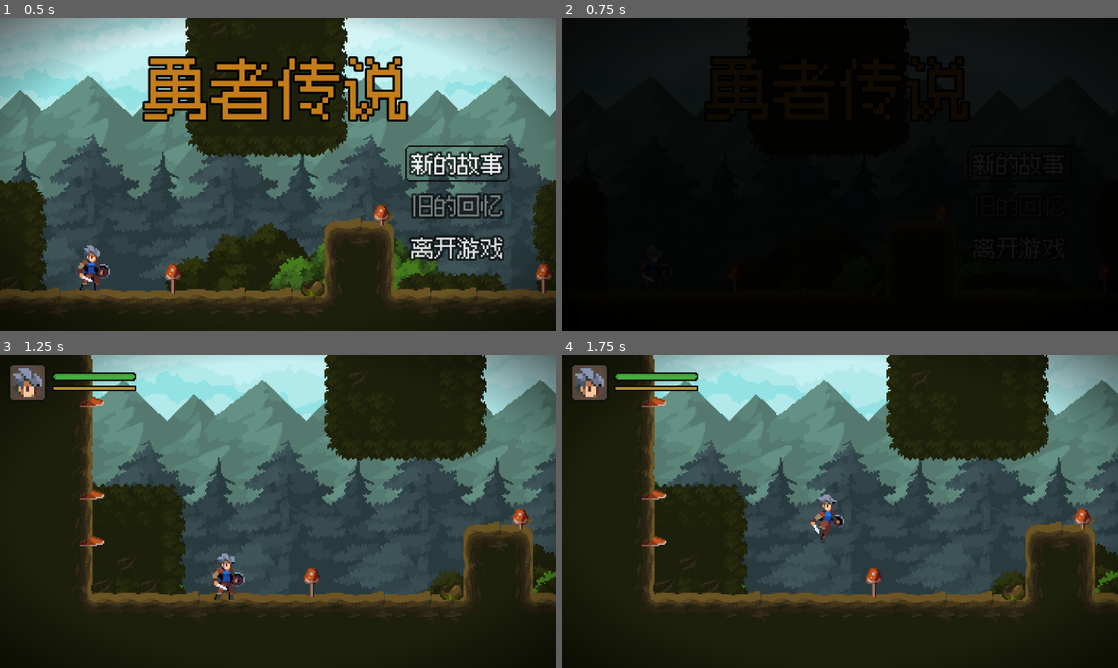
Above: before the commit, frames 1-4 (two rows, left to right).
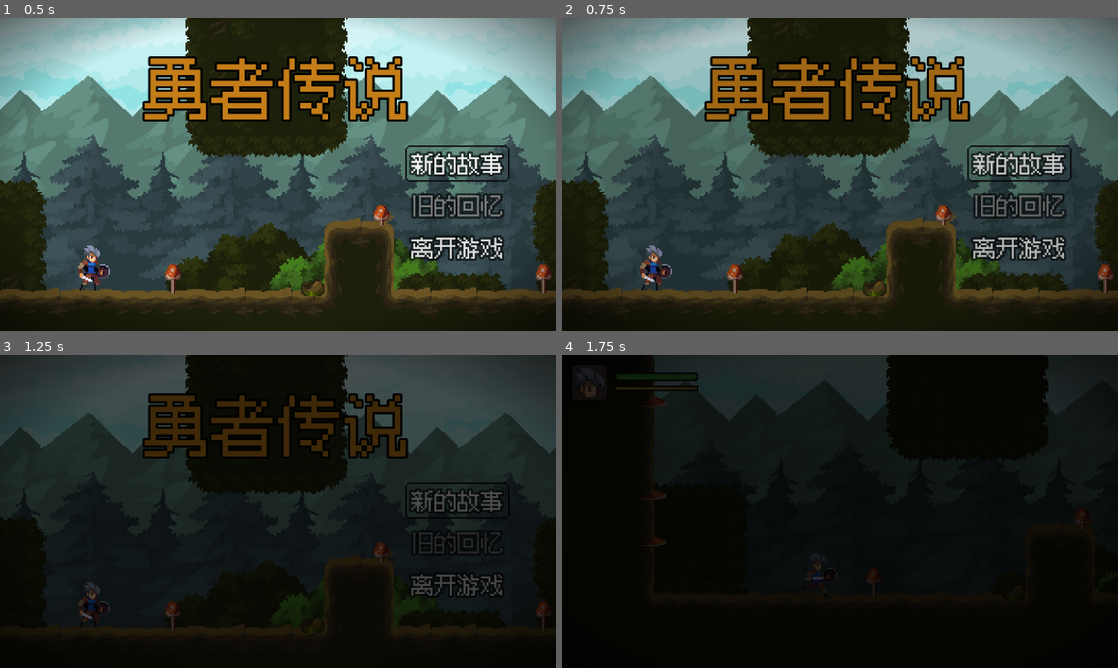
Above: after the commit, the same moments.

Repository: Amoyens1s/godot-learn
Game: Godot game, scene res://scenes/title_screen.tscn
Two runs of this game, one before a commit and one after it. Both use one fixed random seed, a clock stepped at 60 frames per second and the inputs below.
Inputs (mouse positions are in pixels of both pictures, inside the frame that each line leads up to):
- Up to frame 1 (0.5 s): no input
- Up to frame 2 (0.75 s): click "新的故事" at 0.5 s
- Up to frame 3 (1.25 s): no input
- Up to frame 4 (1.75 s): tap Enter at 1.25 s; move the mouse to (962, 495) at 1.27 s; hold D (move_right) from 1.28 s (still down); hold J (attack) from 1.28 s (still down); click (962, 495) at 1.42 s; tap Space (jump) at 1.52 s

Frame 1 is identical in both runs. In frame 2, 78% of the frame differs, in the area x 0-100%, y 0-97%; in frame 3, 69%; in frame 4, 85%, in the area x 0-100%, y 0-100%.

Commit message:
feat: 回到标题不要太快哦

Diff:
--- a/03.勇者传说/game.gd
+++ b/03.勇者传说/game.gd
@@ -17,12 +17,14 @@
 
 
 func change_scene(path: String, params := {}) -> void:
+	var duration := params.get("duration", 0.2) as float
+
 	var tree:= get_tree()
 	tree.paused = true
 
 	var tween := create_tween()
 	tween.set_pause_mode(Tween.TWEEN_PAUSE_PROCESS)
-	tween.tween_property(color_rect, "color:a", 1, 0.2)
+	tween.tween_property(color_rect, "color:a", 1, duration)
 	await tween.finished
 
 	if tree.current_scene is World:
@@ -59,7 +61,7 @@
 	tree.paused = false
 
 	tween = create_tween()
-	tween.tween_property(color_rect, "color:a", 0, 0.2)
+	tween.tween_property(color_rect, "color:a", 0, duration)
 
 
 func save_game() -> void:
@@ -114,6 +116,7 @@
 func new_game() -> void:
 
 	change_scene("res://maps/forest.tscn", {
+		duration = 1.0,
 		init = func():
 			world_stats = {}
 			player_stats.from_dict(default_player_stats)
@@ -121,7 +124,9 @@
 
 
 func back_to_title() -> void:
-	change_scene("res://scenes/title_screen.tscn")
+	change_scene("res://scenes/title_screen.tscn", {
+		duration = 1.0
+	})
 
 
 func has_save() -> bool:
--- a/03.勇者传说/scripts/cave.gd
+++ b/03.勇者传说/scripts/cave.gd
@@ -3,4 +3,6 @@
 
 func _on_boar_died() -> void:
 	await get_tree().create_timer(1).timeout
-	Game.change_scene("res://scenes/game_end_screen.tscn")
+	Game.change_scene("res://scenes/game_end_screen.tscn", {
+		duration = 1
+	})
--- a/03.勇者传说/scripts/game_end_screen.gd
+++ b/03.勇者传说/scripts/game_end_screen.gd
@@ -15,9 +15,6 @@
 
 
 func _ready() -> void:
-
-	print("111")
-
 	show_line(0)
 
 
